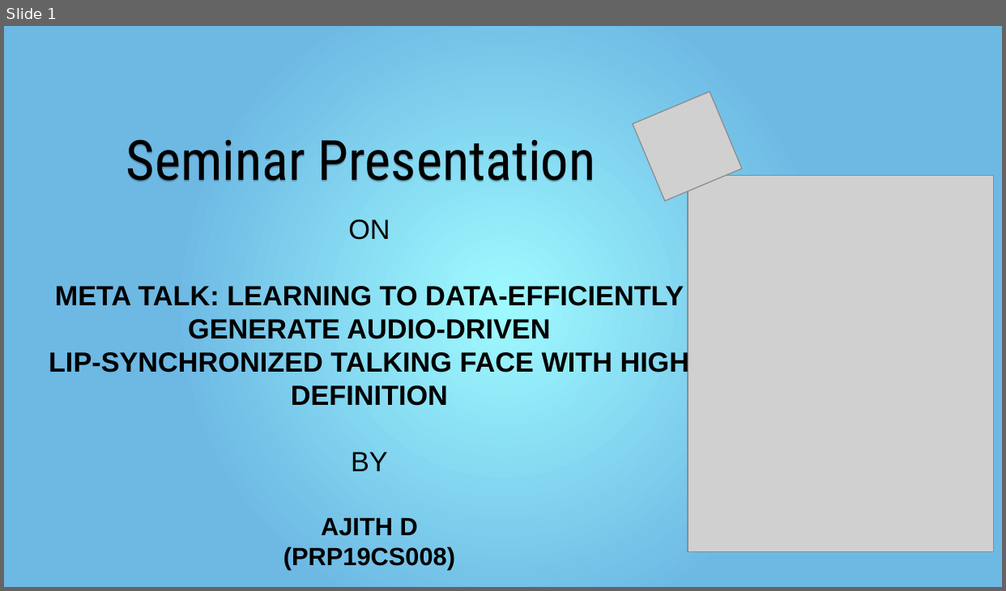
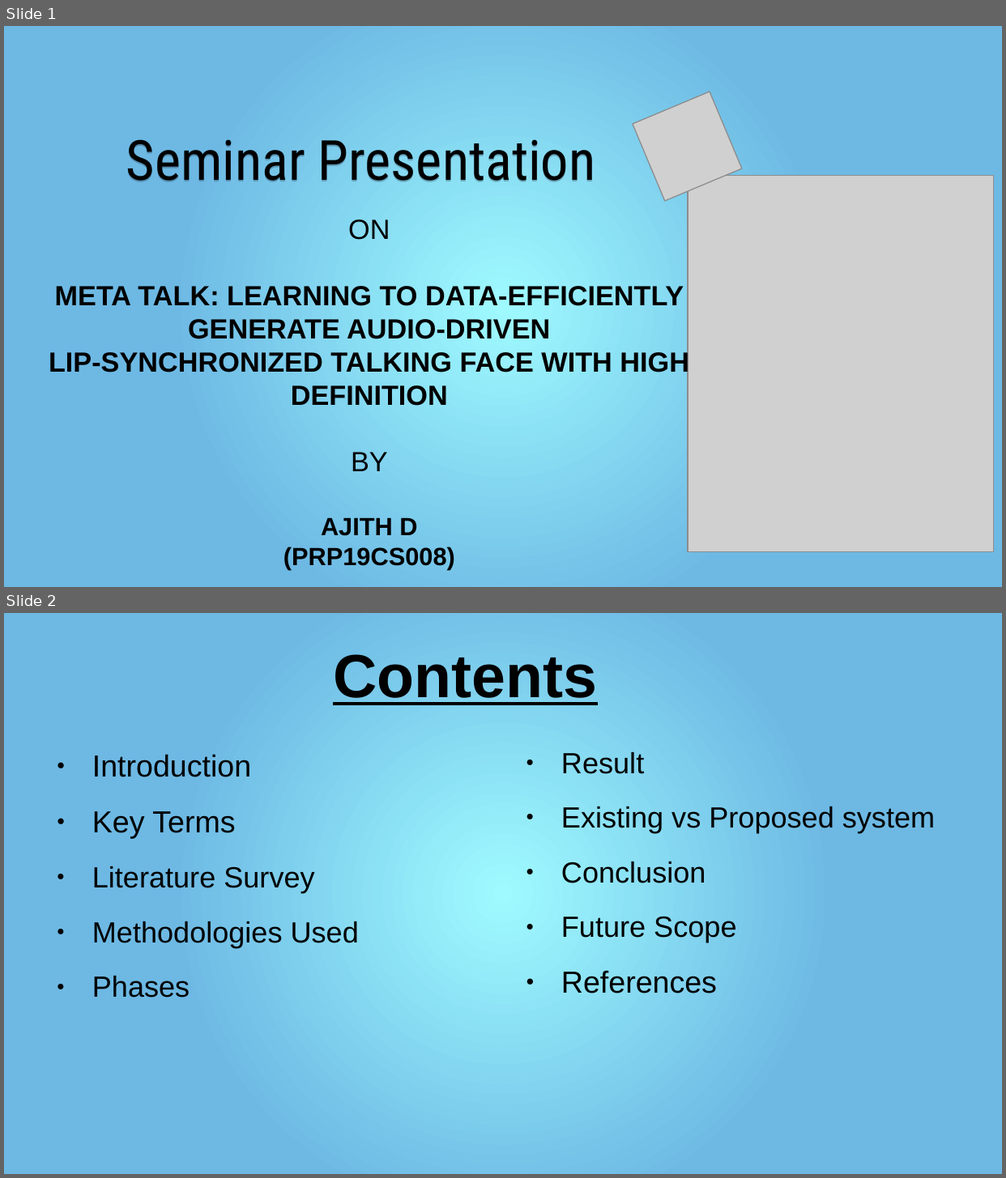
Before and after one commit to mr-speedster/seminar-presentation, a slide deck: Presentation.pptx. Shown one above the other, each under a label of ours: slide 1 before the commit, slides 1 and 2 after it. The pictures are 1006x591 and 1006x1178 pixels, drawn with LibreOffice and Linux fonts; fonts in the diff are those of the drawing; grey boxes stand for pictures. Boxes give left, top, right and bottom in pixels: in the first picture for what was removed or moved away, otherwise in the second. Text is boxed around its words. In the diff, an @@ line names an element or a change of style, - is before the commit and + after.

```diff
--- a/Presentation.pptx
+++ b/Presentation.pptx
@@ slide 2 added at [4,613,1002,1174], background gradient #9FFAFF to #6DB9E4 @@
@@ text added at [333,654,597,705], 44 pt, text #000000, bold, underline @@
+Contents
@@ text added at [92,754,359,998], 21.1 pt, text #000000 @@
+● Introduction
+● Key Terms
+● Literature Survey
+● Methodologies Used
+● Phases
@@ text added at [561,752,935,994], 21.1 pt, text #000000 @@
+● Result
+● Existing vs Proposed system
+● Conclusion
+● Future Scope
+● References
```
Also in this commit, not shown: 8 slides changed, 8 other slides added, 4 slides removed, 4 other files.
